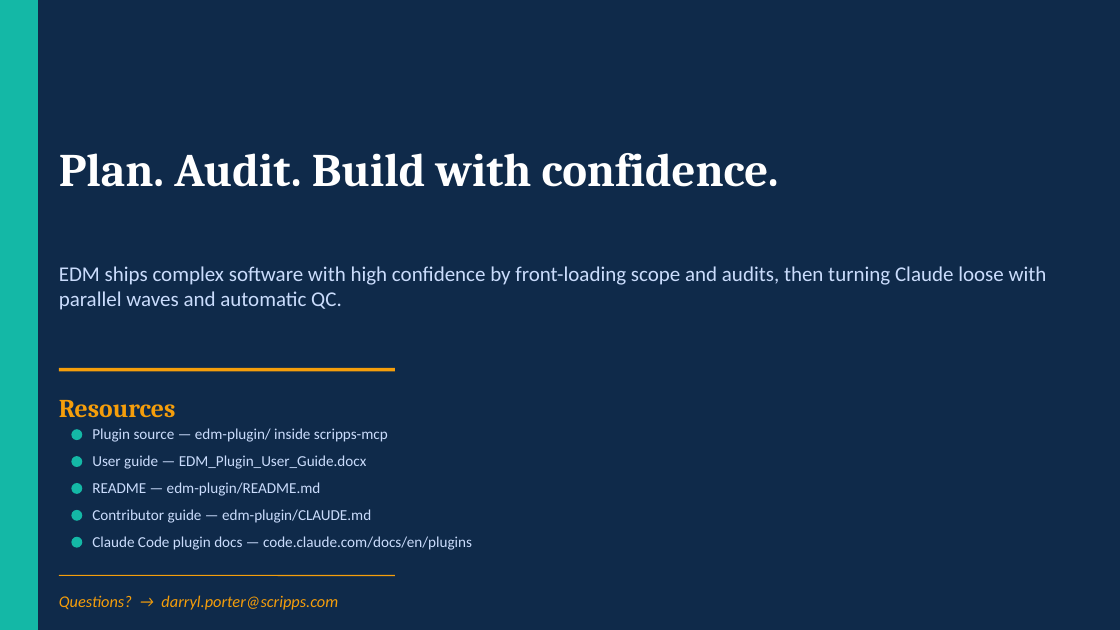
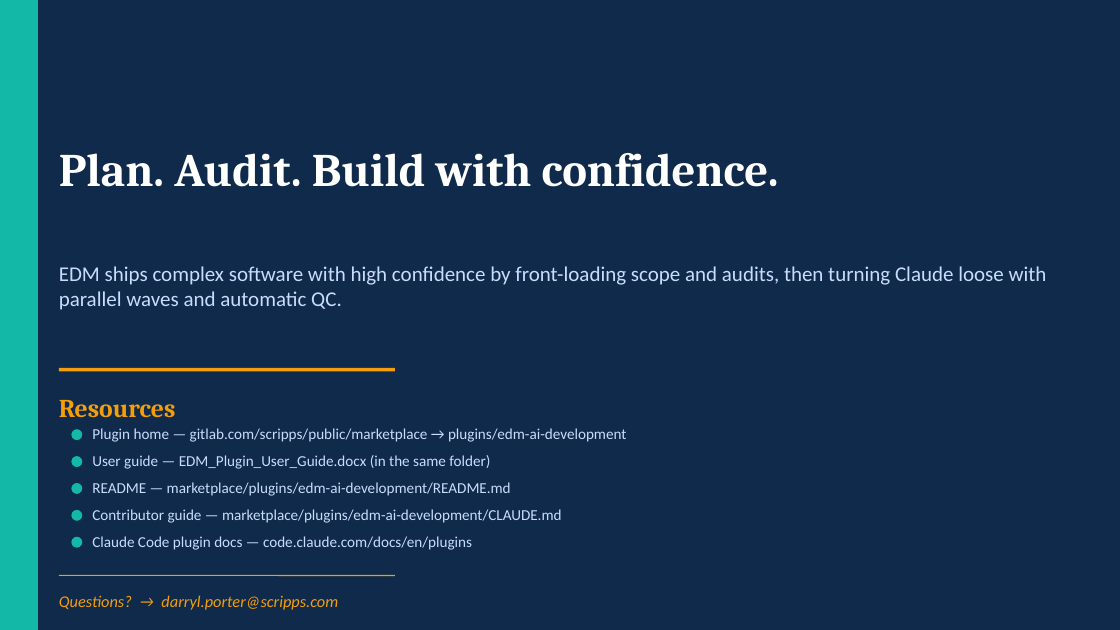
Before and after one commit to ewscripps/marketplace, a slide deck: slide 21 of plugins/edm-ai-development/EDM_Plugin_Presentation.pptx (slide 19 before the commit). Drawn at 1120x630 pixels with LibreOffice and Linux fonts; fonts in the diff are those of the drawing. Boxes give left, top, right and bottom in pixels: in the first picture for what was removed or moved away, otherwise in the second. Text is boxed around its words. In the diff, an @@ line names an element or a change of style, - is before the commit and + after.

Commit message:
docs: 📚 update presentation and user guide for EDM plugin

```diff
--- a/plugins/edm-ai-development/EDM_Plugin_Presentation.pptx
+++ b/plugins/edm-ai-development/EDM_Plugin_Presentation.pptx
@@ text at (92, 428, 626, 442): text changed @@
-Plugin source — edm-plugin/ inside scripps-mcp
+Plugin home — gitlab.com/scripps/public/marketplace → plugins/edm-ai-development
@@ text at (92, 455, 490, 469): text changed @@
-User guide — EDM_Plugin_User_Guide.docx
+User guide — EDM_Plugin_User_Guide.docx (in the same folder)
@@ text at (92, 509, 562, 523): text changed @@
-Contributor guide — edm-plugin/CLAUDE.md
+Contributor guide — marketplace/plugins/edm-ai-development/CLAUDE.md
@@ text at (92, 482, 511, 496): text changed @@
-README — edm-plugin/README.md
+README — marketplace/plugins/edm-ai-development/README.md
```
Also in this commit, not shown: 17 other slides changed, 2 slides added, 1 other file.
